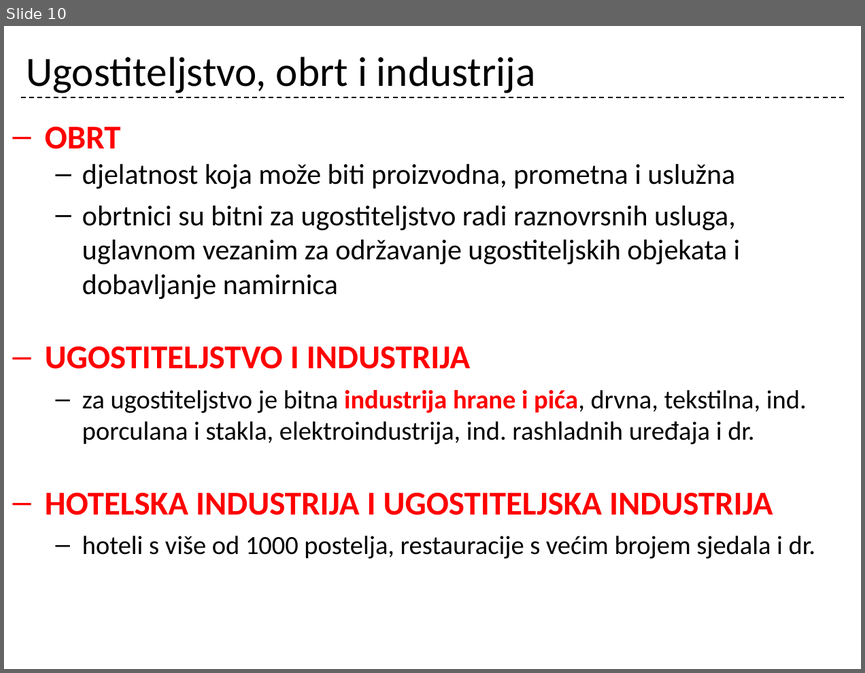
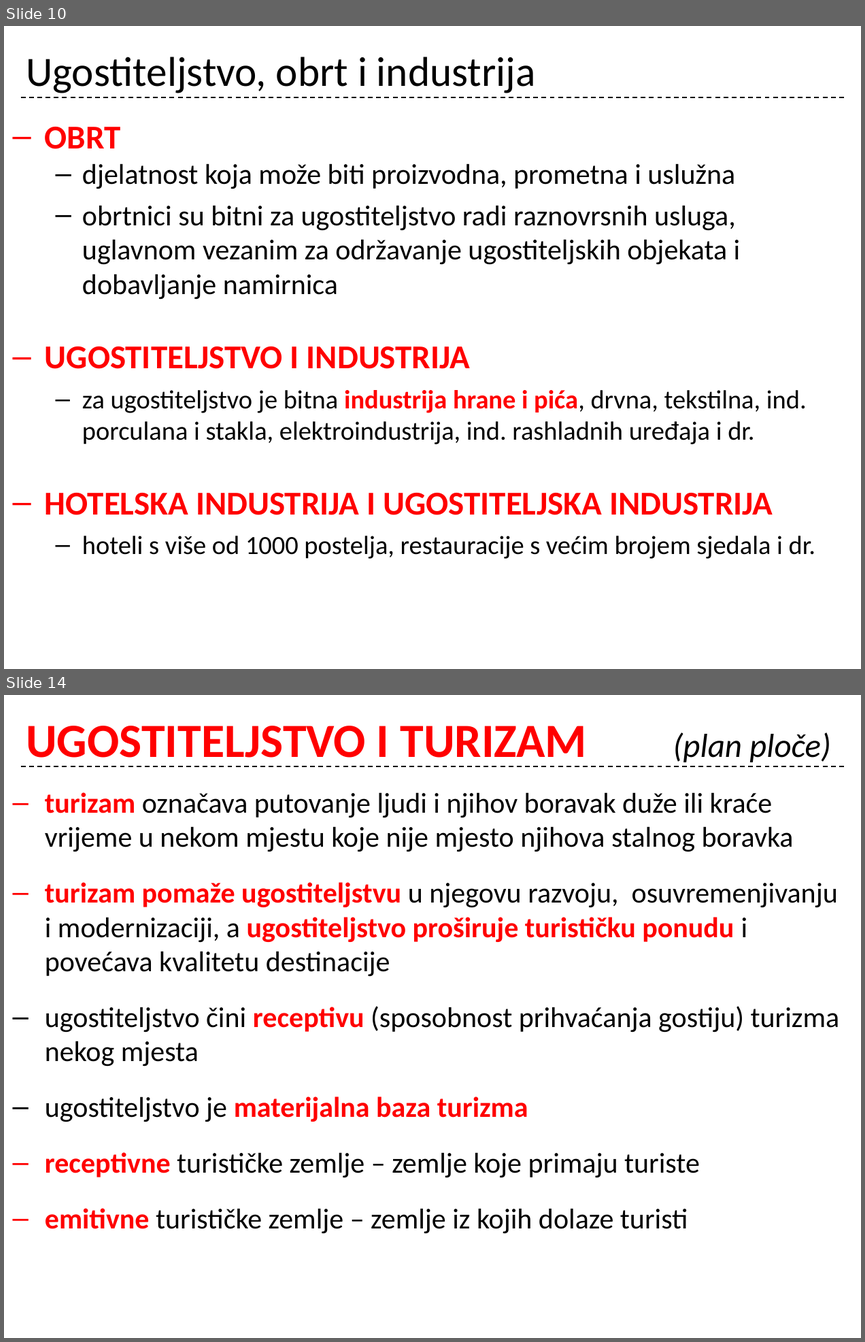
Before and after one commit to cornx/print, a slide deck: data/organizacija/001_uvod_i_ug_kao_gosp_djelatnost_ponavljanje.pptx. Shown one above the other, each under a label of ours: slide 10 before the commit, slides 10 and 14 after it; the slides between them are not shown. The pictures are 865x673 and 865x1342 pixels, drawn with LibreOffice and Linux fonts; fonts in the diff are those of the drawing. Boxes give left, top, right and bottom in pixels: in the first picture for what was removed or moved away, otherwise in the second. Text is boxed around its words. In the diff, an @@ line names an element or a change of style, - is before the commit and + after.

```diff
--- a/data/organizacija/001_uvod_i_ug_kao_gosp_djelatnost_ponavljanje.pptx
+++ b/data/organizacija/001_uvod_i_ug_kao_gosp_djelatnost_ponavljanje.pptx
@@ slide 14 added at <box>4,695,861,1338</box>, background #FFFFFF; not listed: 1 template element that a slide beside it also shows @@
@@ title added at <box>26,726,831,767</box>, 40 pt, text #FF0000, bold @@
+UGOSTITELJSTVO I TURIZAM (plan ploče)
@@ text added at <box>45,792,840,1234</box>, 24 pt, text #000000 @@
+– turizam označava putovanje ljudi i njihov boravak duže ili kraće vrijeme u nekom mjestu koje nije mjesto njihova stalnog boravka
+– turizam pomaže ugostiteljstvu u njegovu razvoju, osuvremenjivanju i modernizaciji, a ugostiteljstvo proširuje turističku ponudu i povećava kvalitetu destinacije
+– ugostiteljstvo čini receptivu (sposobnost prihvaćanja gostiju) turizma nekog mjesta
+– ugostiteljstvo je materijalna baza turizma
+– receptivne turističke zemlje – zemlje koje primaju turiste
+– emitivne turističke zemlje – zemlje iz kojih dolaze turisti
```
Also in this commit, not shown: 8 other slides added.
